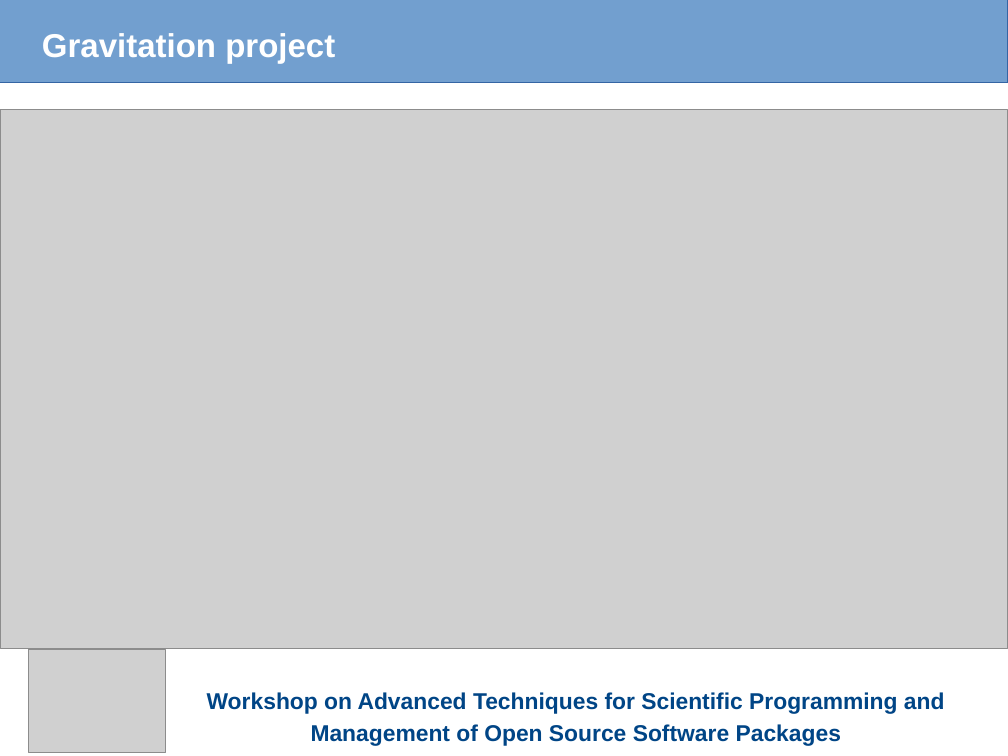
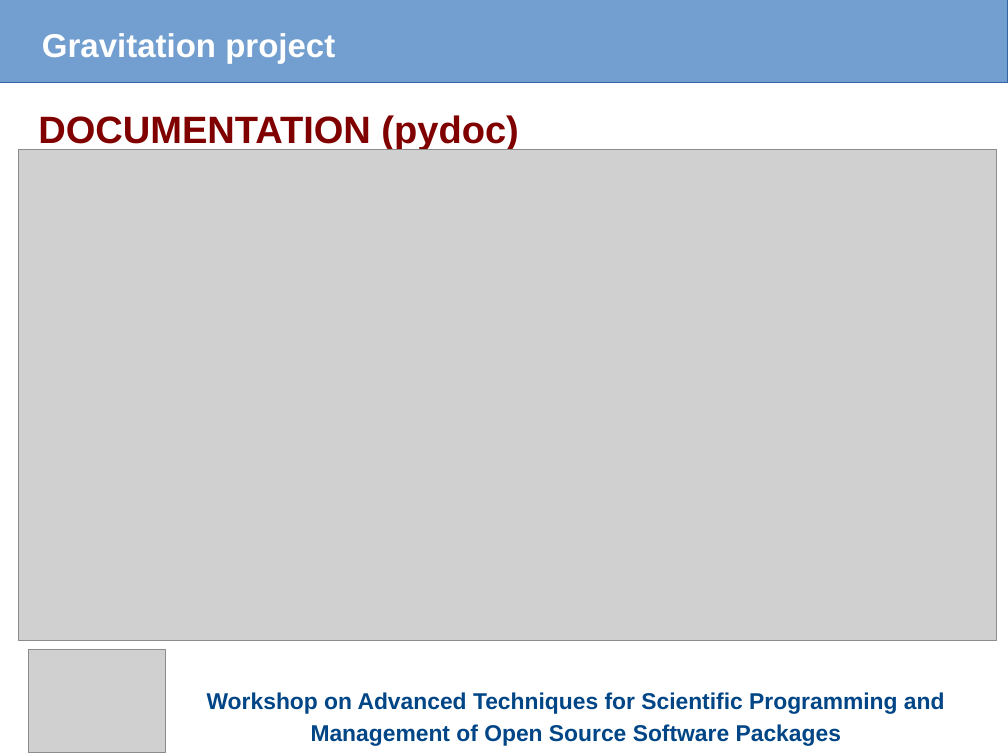
Before and after one commit to fnbellomo/GProject, a slide deck: slide 17 of Slides/Gravitation.odp (slide 8 before the commit). Drawn at 1008x756 pixels with LibreOffice and Linux fonts; fonts in the diff are those of the drawing; grey boxes stand for pictures. Boxes give left, top, right and bottom in pixels: in the first picture for what was removed or moved away, otherwise in the second. Text is boxed around its words. In the diff, an @@ line names an element or a change of style, - is before the commit and + after.

```diff
--- a/Slides/Gravitation.odp
+++ b/Slides/Gravitation.odp
@@ text added at [38,115,518,151], 30 pt, text #800000, bold @@
+DOCUMENTATION (pydoc)
@@ picture: place and size @@
-picture at [0,110,1008,649]
+picture at [18,149,997,640]
```
Also in this commit, not shown: 5 other slides changed, 1 slide added, 1 other file.
